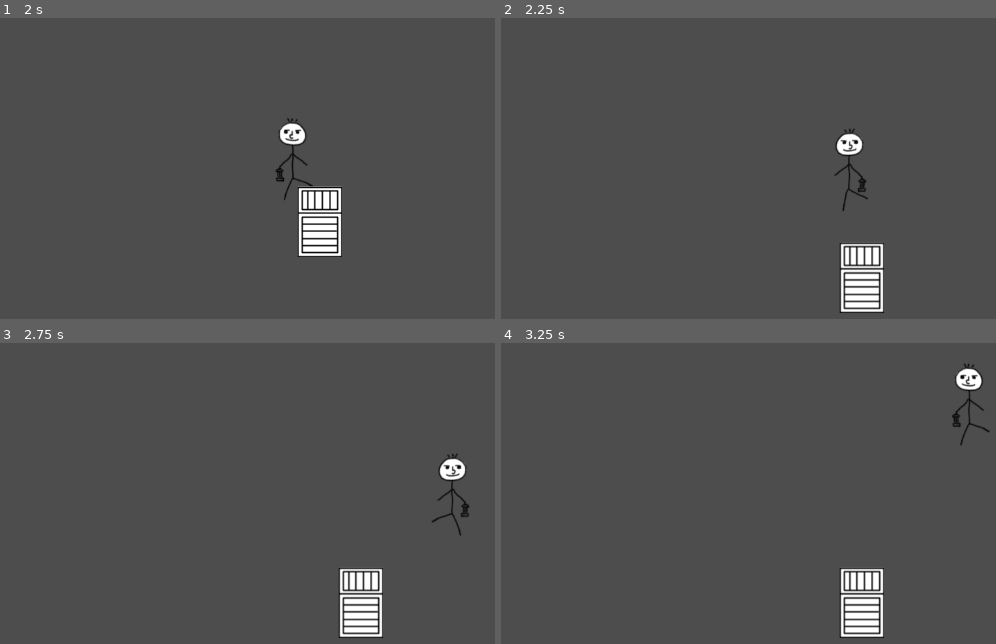
Above: before the commit, frames 1-4 (two rows, left to right).
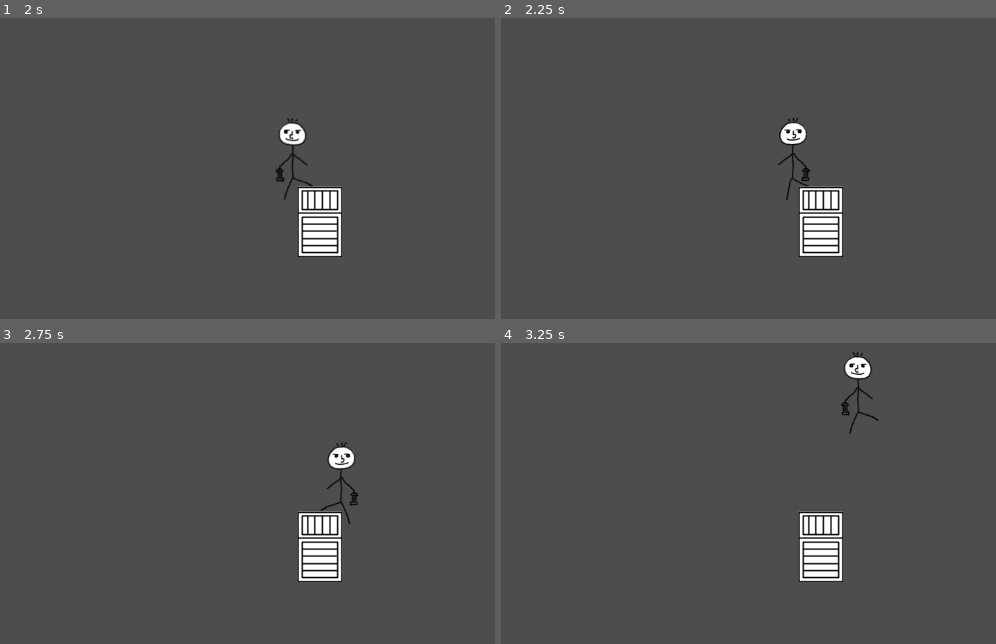
Above: after the commit, the same moments.

Repository: tvardero/pirate-gamejam-15
Game: Godot game, scene res://scenes/world/SampleLevel.tscn
Two runs of this game, one before a commit and one after it. Both use one fixed random seed, a clock stepped at 60 frames per second and the inputs below.
Inputs (mouse positions are in pixels of both pictures, inside the frame that each line leads up to):
- Up to frame 1 (2 s): move the mouse to (outside the picture) at 0.52 s; hold D (move_right) 0.53-1.28 s; tap E (interaction) at 0.6 s; click (outside the picture) at 0.67 s; move the mouse to (163, 264) at 1.27 s; hold S (move_down) from 1.28 s (still down); tap Tab (lantern) at 1.35 s
- Up to frame 2 (2.25 s): tap Enter at 2 s; move the mouse to (906, 144) at 2.02 s; release S (move_down) at 2.03 s; hold D (move_right) from 2.03 s (still down); tap Shift (sprint) at 2.1 s
- Up to frame 3 (2.75 s): keep holding D (move_right)
- Up to frame 4 (3.25 s): move the mouse to (outside the picture) at 2.77 s; release D (move_right) at 2.78 s; hold W (move_up) from 2.78 s (still down); tap E (interaction) at 2.85 s; click (outside the picture) at 2.92 s

Frame 1 is identical in both runs. In frame 2, 4.4% of the frame differs, in the area x 55-78%, y 33-99%; in frame 3, 4.5%; in frame 4, 4.5%, in the area x 60-99%, y 2-99%.
Error after the commit: Trying to assign an array of type "Array" to a variable of type "Array[Interactable]". (res://scenes/characters/player/Player.gd:33)

Commit message:
Ok actually gdscript supports typed arrays

Diff:
--- a/scenes/characters/player/Player.gd
+++ b/scenes/characters/player/Player.gd
@@ -30,10 +30,10 @@
 	if len(areas) == 0:
 		return null;
 
-	var interactables = areas.map(func(area): return area.get_parent() as Interactable).filter(func(i): return i != null);
+	var interactables: Array[Interactable] = areas.map(func(area): return area.get_parent() as Interactable).filter(func(i): return i != null);
 	interactables.sort_custom(_sort_interactables_by_dist);
 
-	var closest_interactable = interactables[0] as Interactable;
+	var closest_interactable = interactables[0];
 	closest_interactable.interact(self);
 	return closest_interactable.get_parent();
 
